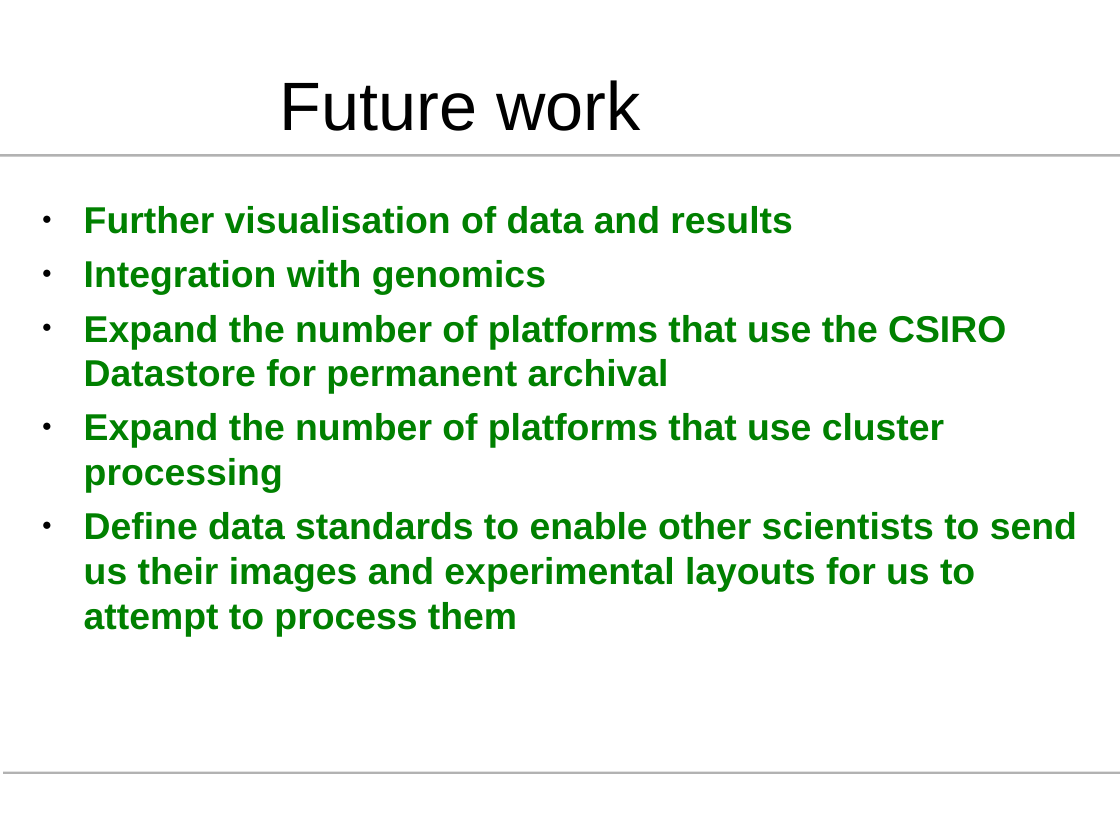
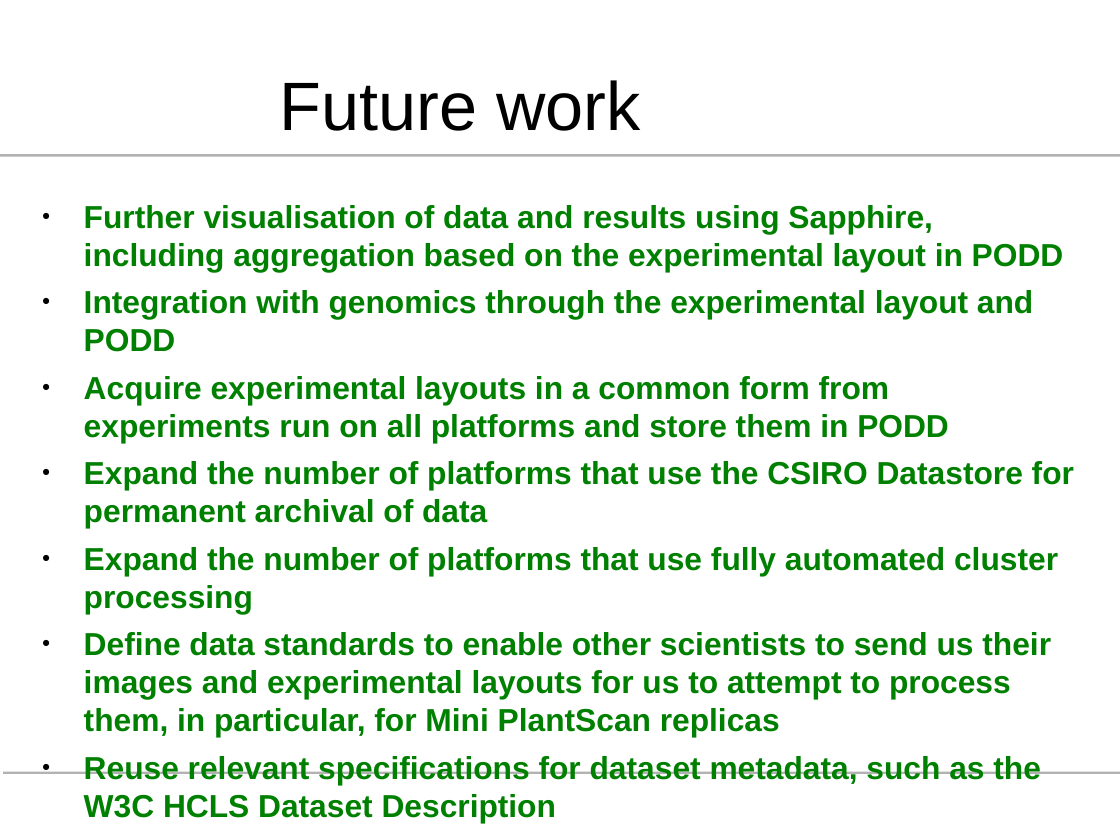
Before and after one commit to podd/podd-publications, a slide deck: slide 8 of csiro20150617/CSIRO-20150617-HRPPCTemplate.odp. Drawn at 1120x840 pixels with LibreOffice and Linux fonts; fonts in the diff are those of the drawing; background and template pictures are left out. Boxes give left, top, right and bottom in pixels: in the first picture for what was removed or moved away, otherwise in the second. Text is boxed around its words. In the diff, an @@ line names an element or a change of style, - is before the commit and + after.

```diff
--- a/csiro20150617/CSIRO-20150617-HRPPCTemplate.odp
+++ b/csiro20150617/CSIRO-20150617-HRPPCTemplate.odp
@@ text at <box>84,205,1074,784</box>: text changed; size 24 to 20.4 pt @@
-● Further visualisation of data and results
-● Integration with genomics
-● Expand the number of platforms that use the CSIRO Datastore for permanent archival
-● Expand the number of platforms that use cluster processing
-● Define data standards to enable other scientists to send us their images and experimental layouts for us to attempt to process them
+● Further visualisation of data and results using Sapphire, including aggregation based on the experimental layout in PODD
+● Integration with genomics through the experimental layout and PODD
+● Acquire experimental layouts in a common form from experiments run on all platforms and store them in PODD
+● Expand the number of platforms that use the CSIRO Datastore for permanent archival of data
+● Expand the number of platforms that use fully automated cluster processing
+● Define data standards to enable other scientists to send us their images and experimental layouts for us to attempt to process them, in particular, for Mini PlantScan replicas
+● Reuse relevant specifications for dataset metadata, such as the W3C HCLS Dataset Description
+● Have an integrated approach to data management and processing
```
Also in this commit, not shown: 4 other slides changed, 1 other file.
